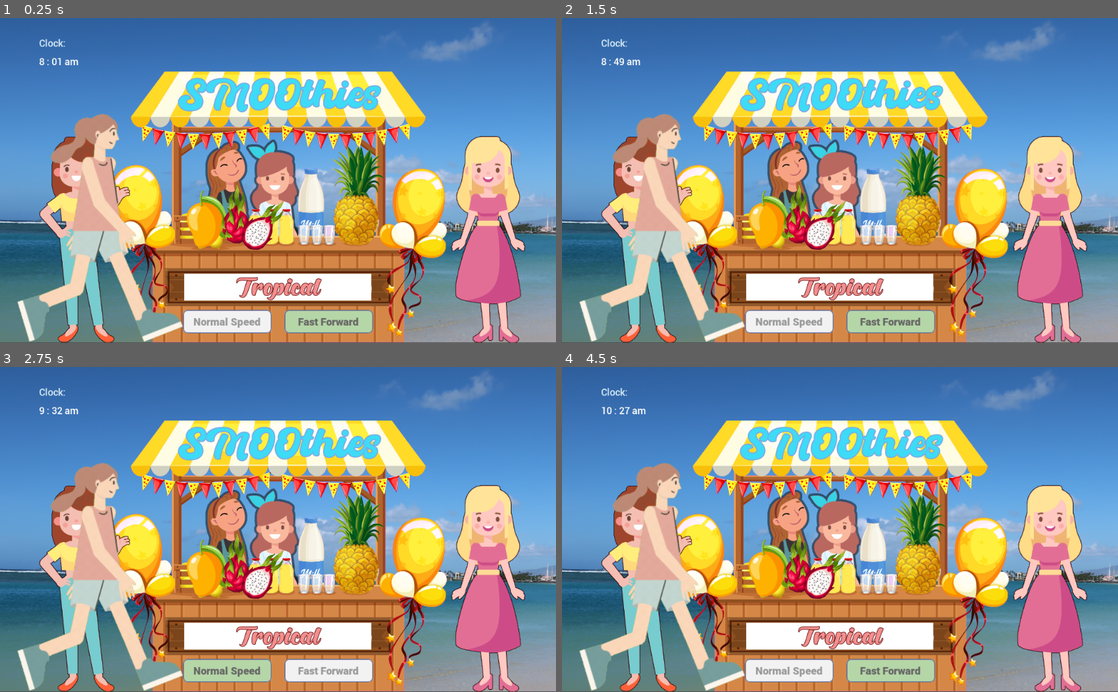
Above: before the commit, frames 1-4 (two rows, left to right).
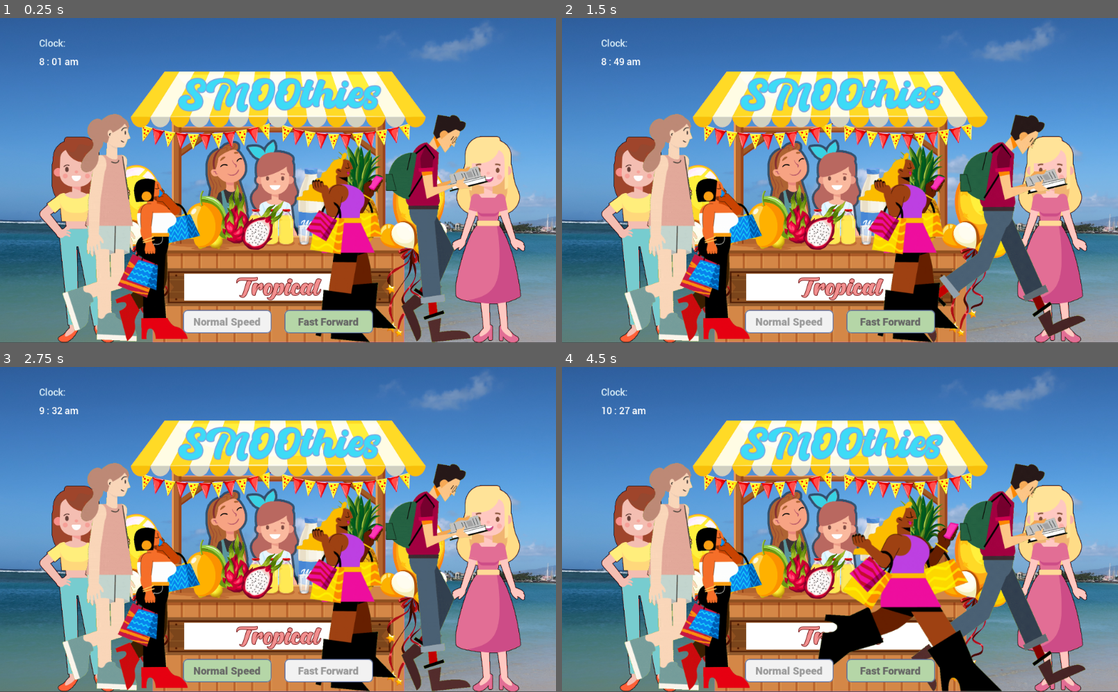
Above: after the commit, the same moments.

Repository: thepriscillawang/SMOOthies
Game: Godot game, scene res://Scenes/Simulation.tscn
Same seed, same stepped clock (60 frames per second), same inputs: the game is played once before the commit and once after it. This scene is started directly instead of the project's main scene. Sound files missing from this copy of the repository are replaced by a short silence.
Inputs (mouse positions are in pixels of both pictures, inside the frame that each line leads up to):
- Up to frame 1 (0.25 s): no input
- Up to frame 2 (1.5 s): click (890, 323) at 0.5 s; click (789, 323) at 1.25 s
- Up to frame 3 (2.75 s): click (328, 672) at 2 s
- Up to frame 4 (4.5 s): click (789, 672) at 2.75 s; click (890, 672) at 3.5 s; click (789, 672) at 4.25 s

The runs differ from the first frame. In frame 1, 18% of the frame differs, in the area x 3-88%, y 29-100%; in frame 2, 19%; in frame 3, 18%; in frame 4, 22%, in the area x 3-95%, y 29-100%.
Error in both runs: Invalid operands 'Nil' and 'int' in operator '-'. (res://Scenes/Algorithm.gd:120)

Commit message:
more characters on simulation scene

Diff:
--- a/src/SMOOthies/Scenes/Simulation.tscn
+++ b/src/SMOOthies/Scenes/Simulation.tscn
@@ -17,6 +17,15 @@
 [ext_resource path="res://images/Character_01_02.png" type="Texture" id=15]
 [ext_resource path="res://images/Character_01_03.png" type="Texture" id=16]
 [ext_resource path="res://Sounds/softbutton.wav" type="AudioStream" id=17]
+[ext_resource path="res://images/Character_04_02.png" type="Texture" id=18]
+[ext_resource path="res://images/Character_04_03.png" type="Texture" id=19]
+[ext_resource path="res://images/Character_04_01.png" type="Texture" id=20]
+[ext_resource path="res://images/Character_02_01.png" type="Texture" id=21]
+[ext_resource path="res://images/Character_02_02.png" type="Texture" id=22]
+[ext_resource path="res://images/Character_02_03.png" type="Texture" id=23]
+[ext_resource path="res://images/Character_03_02.png" type="Texture" id=24]
+[ext_resource path="res://images/Character_03_01.png" type="Texture" id=25]
+[ext_resource path="res://images/Character_03_03.png" type="Texture" id=26]
 
 [sub_resource type="DynamicFont" id=1]
 size = 72
@@ -46,6 +55,30 @@
 "speed": 5.0
 } ]
 
+[sub_resource type="SpriteFrames" id=6]
+animations = [ {
+"frames": [ ExtResource( 21 ), ExtResource( 22 ), ExtResource( 23 ) ],
+"loop": true,
+"name": "default",
+"speed": 5.0
+} ]
+
+[sub_resource type="SpriteFrames" id=7]
+animations = [ {
+"frames": [ ExtResource( 25 ), ExtResource( 24 ), ExtResource( 26 ) ],
+"loop": true,
+"name": "default",
+"speed": 5.0
+} ]
+
+[sub_resource type="SpriteFrames" id=8]
+animations = [ {
+"frames": [ ExtResource( 20 ), ExtResource( 18 ), ExtResource( 19 ) ],
+"loop": true,
+"name": "default",
+"speed": 5.0
+} ]
+
 [node name="Simulation" type="Node2D"]
 position = Vector2( 0, -1 )
 script = ExtResource( 1 )
@@ -57,28 +90,6 @@
 margin_right = 40.0
 margin_bottom = 40.0
 texture = ExtResource( 2 )
-
-[node name="FastForwardButton" type="TextureButton" parent="."]
-margin_left = 524.0
-margin_top = 540.0
-margin_right = 728.0
-margin_bottom = 600.0
-rect_scale = Vector2( 0.8, 0.8 )
-texture_normal = ExtResource( 4 )
-texture_pressed = ExtResource( 3 )
-texture_hover = ExtResource( 5 )
-texture_disabled = ExtResource( 13 )
-
-[node name="NormalSpeedButton" type="TextureButton" parent="."]
-margin_left = 337.0
-margin_top = 540.0
-margin_right = 509.0
-margin_bottom = 600.0
-rect_scale = Vector2( 0.8, 0.8 )
-texture_normal = ExtResource( 11 )
-texture_pressed = ExtResource( 10 )
-texture_hover = ExtResource( 9 )
-texture_disabled = ExtResource( 12 )
 
 [node name="SMOOthies" type="Label" parent="."]
 margin_left = 327.0
@@ -127,12 +138,51 @@
 [node name="Character_01" type="AnimatedSprite" parent="."]
 position = Vector2( 184, 394 )
 frames = SubResource( 5 )
+playing = true
+
+[node name="Character_02" type="AnimatedSprite" parent="."]
+position = Vector2( 804, 395 )
+frames = SubResource( 6 )
+speed_scale = 1.2
+playing = true
+
+[node name="Character_03" type="AnimatedSprite" parent="."]
+position = Vector2( 638, 396 )
+frames = SubResource( 7 )
 frame = 1
+speed_scale = 0.5
 playing = true
+
+[node name="Character_04" type="AnimatedSprite" parent="."]
+position = Vector2( 290, 394 )
+frames = SubResource( 8 )
+playing = true
+
+[node name="FastForwardButton" type="TextureButton" parent="."]
+margin_left = 524.0
+margin_top = 540.0
+margin_right = 728.0
+margin_bottom = 600.0
+rect_scale = Vector2( 0.8, 0.8 )
+texture_normal = ExtResource( 4 )
+texture_pressed = ExtResource( 3 )
+texture_hover = ExtResource( 5 )
+texture_disabled = ExtResource( 13 )
+
+[node name="NormalSpeedButton" type="TextureButton" parent="."]
+margin_left = 337.0
+margin_top = 540.0
+margin_right = 541.0
+margin_bottom = 600.0
+rect_scale = Vector2( 0.8, 0.8 )
+texture_normal = ExtResource( 11 )
+texture_pressed = ExtResource( 10 )
+texture_hover = ExtResource( 9 )
+texture_disabled = ExtResource( 12 )
 
 [node name="SpeedButton" type="AudioStreamPlayer2D" parent="."]
 stream = ExtResource( 17 )
 
+[connection signal="timeout" from="Timer" to="." method="_on_Timer_timeout"]
 [connection signal="pressed" from="FastForwardButton" to="." method="_on_FastForwardButton_pressed"]
 [connection signal="pressed" from="NormalSpeedButton" to="." method="_on_NormalSpeedButton_pressed"]
-[connection signal="timeout" from="Timer" to="." method="_on_Timer_timeout"]
Not shown: 1 places in src/SMOOthies/Scenes/Simulation.tscn that only renumber resources
Binary file added: src/SMOOthies/images/Character_02_01.png
Not shown, added: src/SMOOthies/images/Character_02_01.png.import
Binary file added: src/SMOOthies/images/Character_02_02.png
Not shown, added: src/SMOOthies/images/Character_02_02.png.import
Binary file added: src/SMOOthies/images/Character_02_03.png
Not shown, added: src/SMOOthies/images/Character_02_03.png.import
Binary file added: src/SMOOthies/images/Character_03_01.png
Not shown, added: src/SMOOthies/images/Character_03_01.png.import
Binary file added: src/SMOOthies/images/Character_03_02.png
Not shown, added: src/SMOOthies/images/Character_03_02.png.import
Binary file added: src/SMOOthies/images/Character_03_03.png
(and 7 more such lines)
